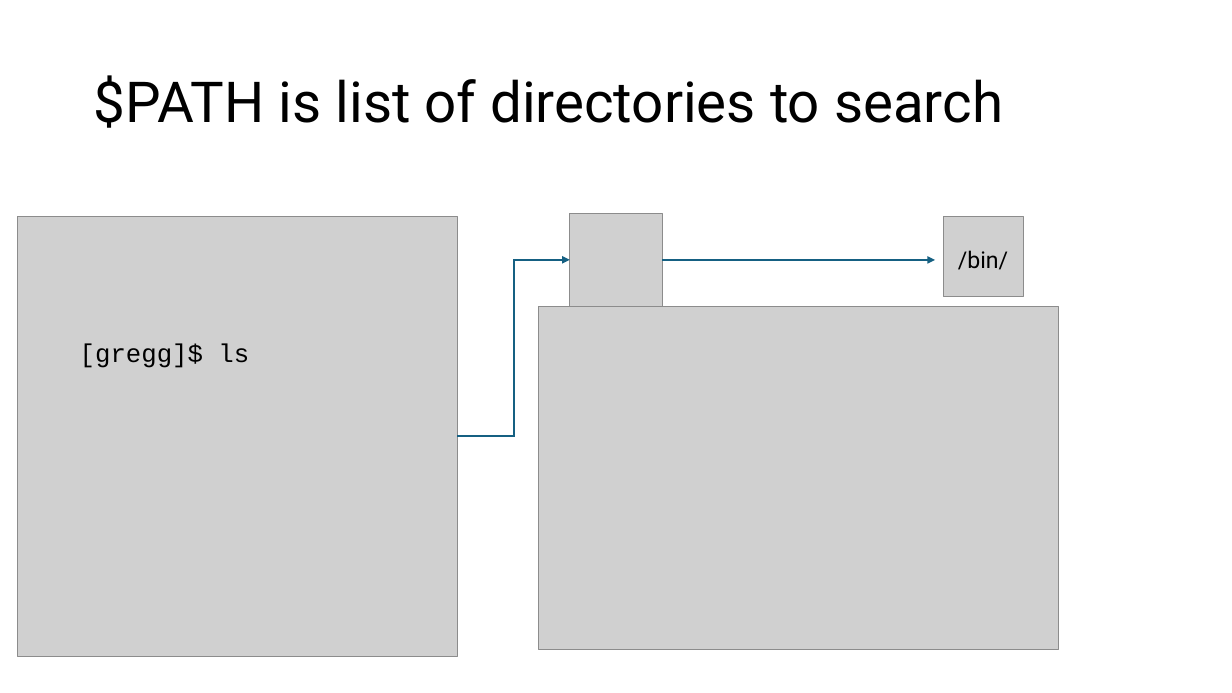
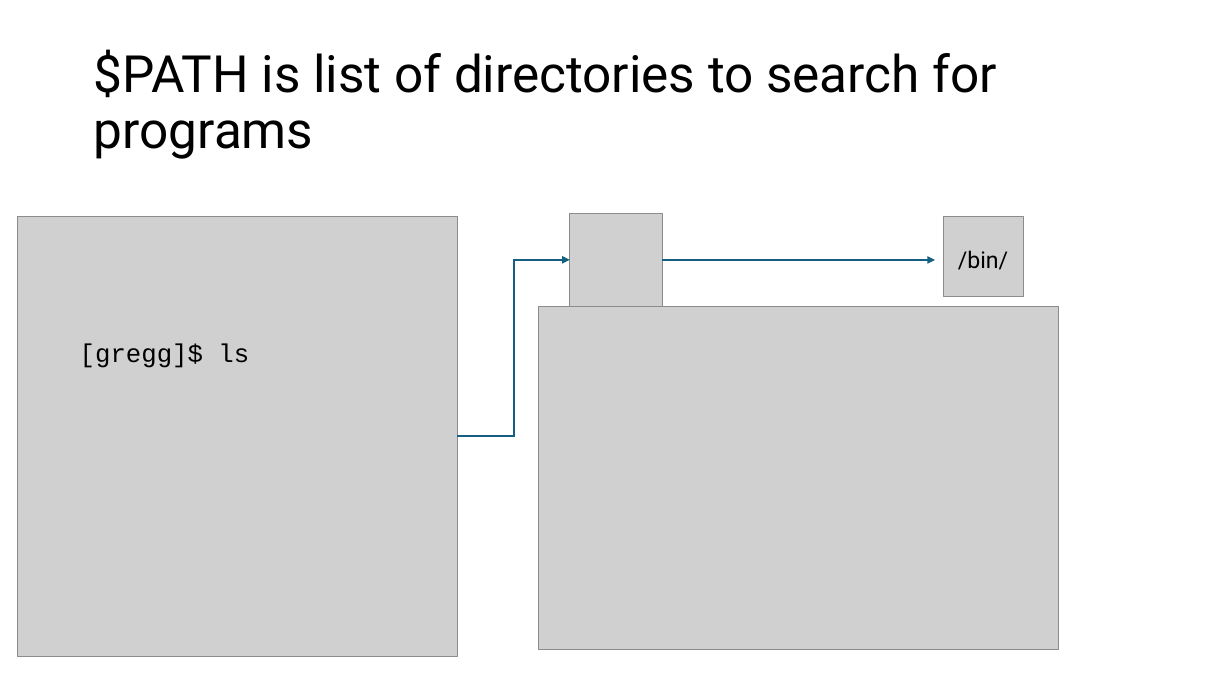
Before and after one commit to harvardinformatics/short-trainings, a slide deck: slide 4 of cmd-line-101/cmdline_tips_draft.pptx. Drawn at 1232x693 pixels with LibreOffice and Linux fonts; fonts in the diff are those of the drawing; grey boxes stand for pictures. Boxes give left, top, right and bottom in pixels: in the first picture for what was removed or moved away, otherwise in the second. Text is boxed around its words. In the diff, an @@ line names an element or a change of style, - is before the commit and + after.

```diff
--- a/cmd-line-101/cmdline_tips_draft.pptx
+++ b/cmd-line-101/cmdline_tips_draft.pptx
@@ title at [94,49,996,159]: text changed; size 44 to 40 pt @@
-$PATH is list of directories to search
+$PATH is list of directories to search for programs
```
Also in this commit, not shown: 20 other slides changed, 14 slides added.
